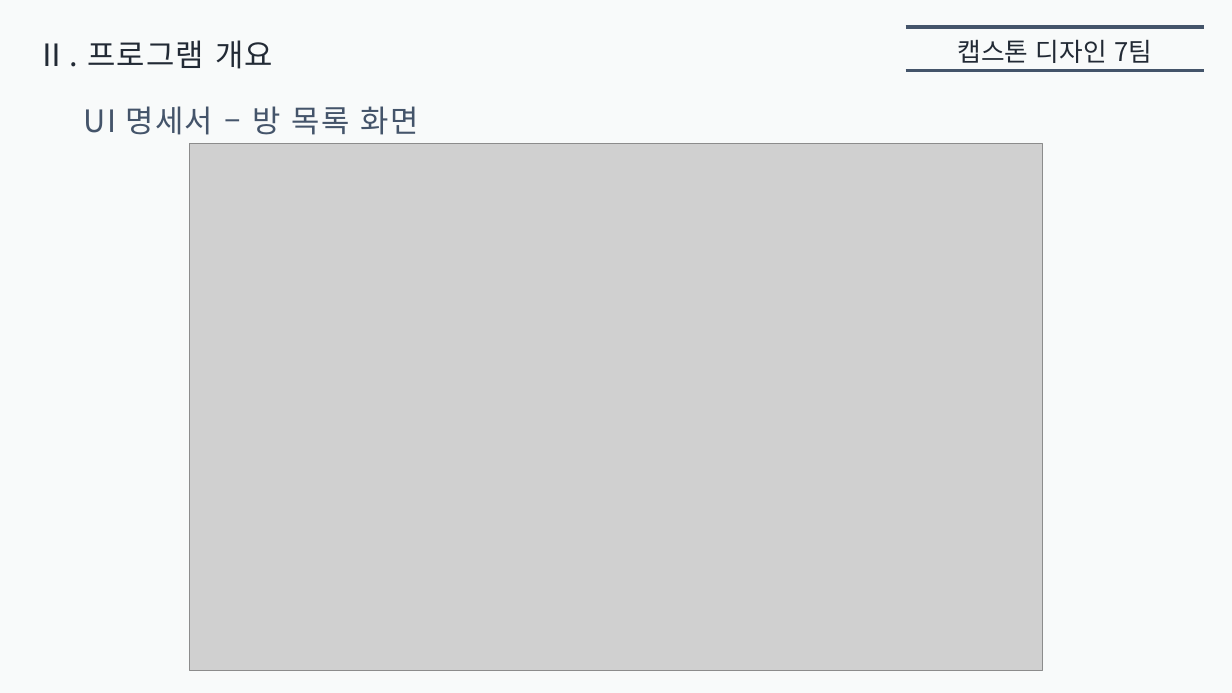
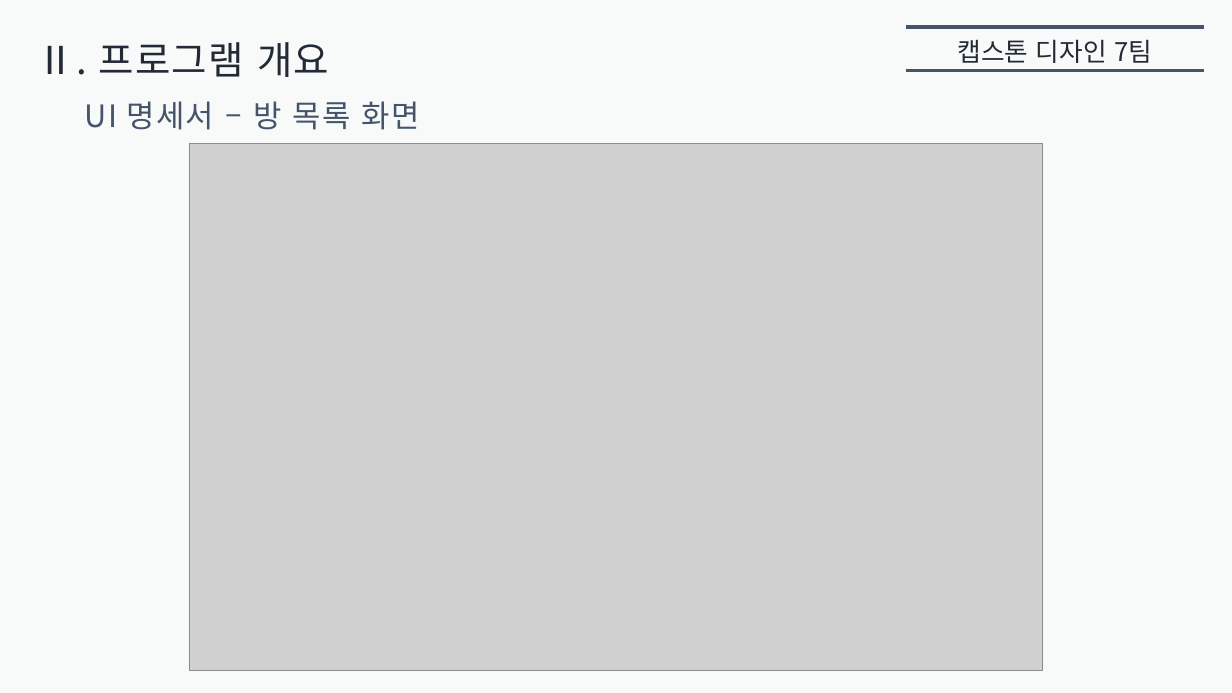
Before and after one commit to inwoo2ya/wormgame, a slide deck: slide 11 of 중간발표.pptx. Drawn at 1232x693 pixels with LibreOffice and Linux fonts; fonts in the diff are those of the drawing; grey boxes stand for pictures. Boxes give left, top, right and bottom in pixels: in the first picture for what was removed or moved away, otherwise in the second. Text is boxed around its words. In the diff, an @@ line names an element or a change of style, - is before the commit and + after.

```diff
--- a/중간발표.pptx
+++ b/중간발표.pptx
@@ text "Ⅱ. 프로그램 개요" at bbox=[37, 42, 329, 77]: size 24 to 30 pt @@
@@ text "UI 명세서 – 방 목록 ...": place and size @@
-text "UI 명세서 – 방 목록 ..." at bbox=[84, 106, 419, 135]
+text "UI 명세서 – 방 목록 ..." at bbox=[85, 101, 419, 130]
```
Also in this commit, not shown: 18 other slides changed.
